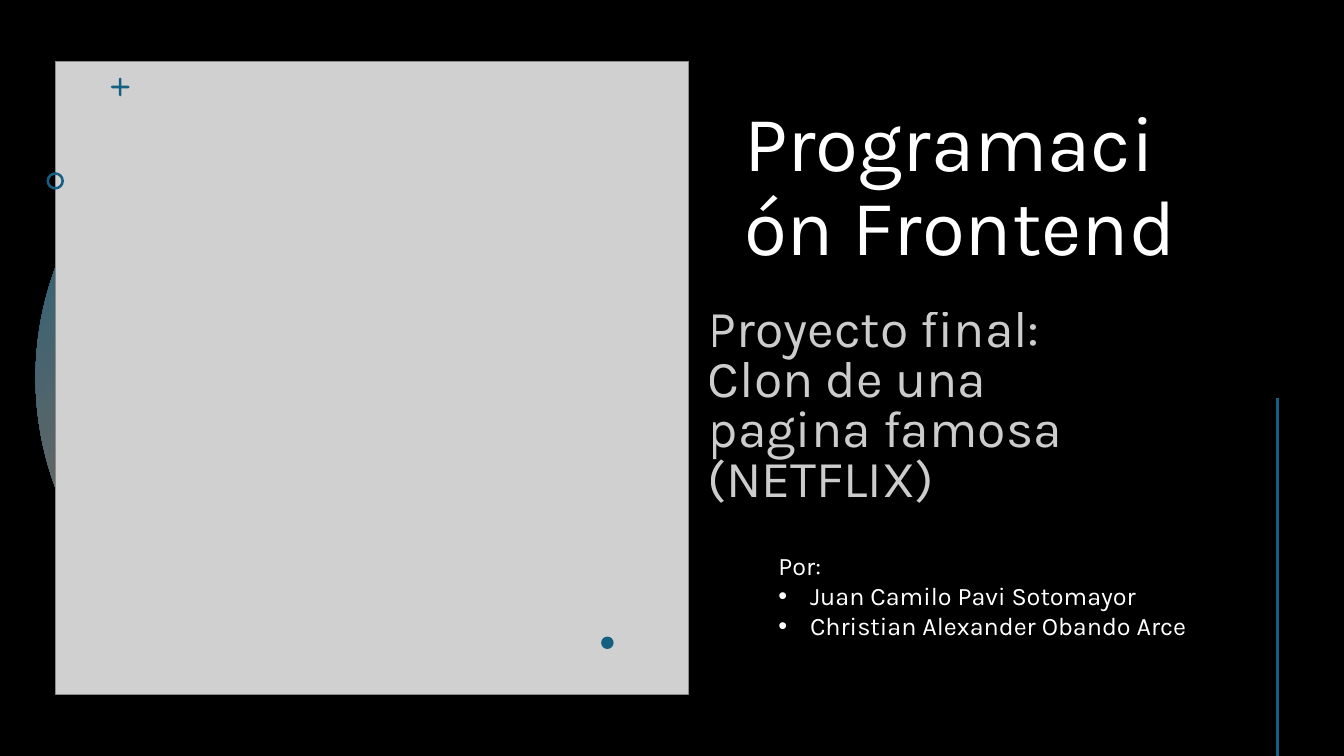
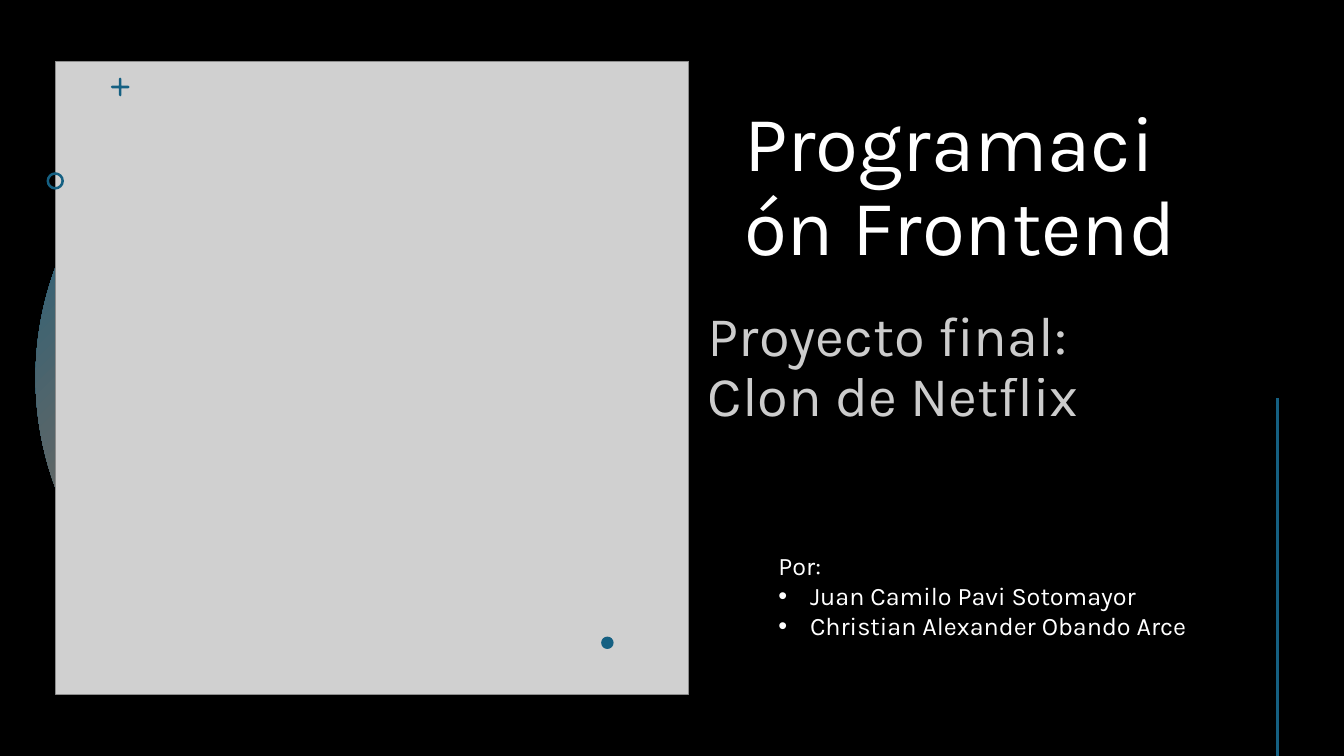
Before and after one commit to JuanPavi25/Proyecto_FInal, a slide deck: slide 1 of Documentacion/Programación Frontend.pptm. Drawn at 1344x756 pixels with LibreOffice and Linux fonts; fonts in the diff are those of the drawing; grey boxes stand for pictures. Boxes give left, top, right and bottom in pixels: in the first picture for what was removed or moved away, otherwise in the second. Text is boxed around its words. In the diff, an @@ line names an element or a change of style, - is before the commit and + after.

```diff
--- a/Documentacion/Programación Frontend.pptm
+++ b/Documentacion/Programación Frontend.pptm
@@ text at bbox=[708, 317, 1078, 417]: text changed; size 37 to 40 pt @@
-Proyecto final: Clon de una pagina famosa (NETFLIX)
+Proyecto final: Clon de Netflix
```
Also in this commit, not shown: 3 other slides changed, 1 other file.
